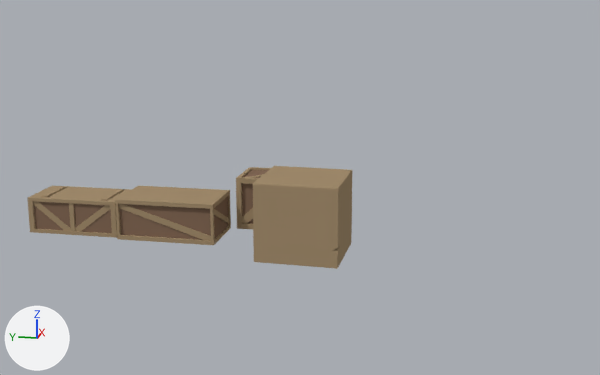
The Blender file Assets/Resources/BaseAssets/crates.blend, before and after one commit.
One viewpoint serves both versions: a camera (50 mm lens) standing at (-10.65, -0.49, 3.27) and looking at (-0.42, 1.55, 0.71). Lighting does not change. The marker at lower left points along +X, +Y and +Z.

Script lines for the objects in view, before the commit:
```python
me_cube_2245 = bpy.data.meshes.new('Cube.2245')
me_cube_2245.from_pydata(...)  # 120 vertices, 75 faces; spans x -0.55..0.55, y -0.99..0.99, z 0.02..0.81
# faces by material slot: [71, 4]
me_cube_2245.materials.append(mat_browntrim)  # beige #a58f6f
me_cube_2245.materials.append(mat_darkbrown)  # brown #856b58
me_cube_687 = bpy.data.meshes.new('Cube.687')
me_cube_687.from_pydata(...)  # 88 vertices, 71 faces; spans x -0.353..0.353, y -0.353..0.353, z 0.016..0.722
# faces by material slot: [5, 66]
me_cube_687.materials.append(mat_darkbrown)  # brown #856b58
me_cube_687.materials.append(mat_browntrim)  # beige #a58f6f
me_cube_697 = bpy.data.meshes.new('Cube.697')
me_cube_697.from_pydata(...)  # 72 vertices, 60 faces; spans x -0.348..0.348, y -0.658..0.658, z 0.004..0.438
# faces by material slot: [4, 56]
me_cube_697.materials.append(mat_darkbrown)  # brown #856b58
me_cube_697.materials.append(mat_browntrim)  # beige #a58f6f
ob_crate = bpy.data.objects.new('Crate', me_cube_687)
ob_crate.location = (0.235, 2.136, 0.0)
ob_longcrate = bpy.data.objects.new('LongCrate', me_cube_697)
ob_longcrate.location = (-0.47, 3.246, 0.0)
ob_longcrate.scale = (1.14, 1.0, 1.24)
ob_longcrate_w_cover = bpy.data.objects.new('LongCrate w Cover', me_cube_2245)
ob_longcrate_w_cover.location = (-0.476, 4.551, 0.0)
ob_longcrate_w_cover.scale = (0.63, 0.63, 0.63)
# also in view: 'CardboardBox' at (-0.91, 1.4, 0.49)
```
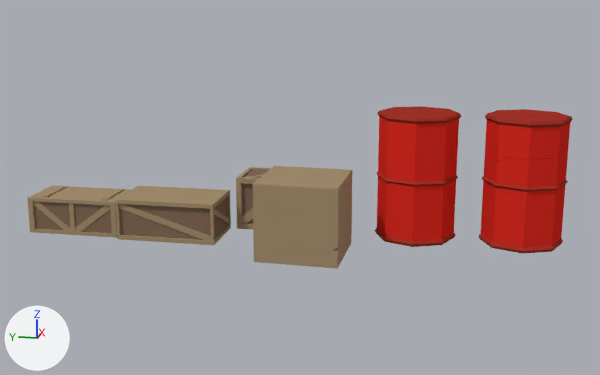
Pixel boxes [x1, y1, x2, y2] of what changed, in the pictures (600 x 375 px):
'Barrel', added (red): after [375, 106, 461, 247]
    faces in mat_redbarrel2 (red #de2c21): [377, 117, 459, 241]
    faces in mat_redbarrel1 (red #a4342a): [375, 106, 461, 247]
'Barrel.Gib.006', added (red): after [482, 154, 568, 254]
    faces in mat_redbarrel2 (red #de2c21): [483, 154, 567, 248]
    faces in mat_redbarrel1 (red #a4342a): [482, 155, 568, 254]
'Barrel.Gib.002', added (red): after [510, 115, 573, 159]
    faces in mat_redbarrel2 (red #de2c21): [510, 123, 570, 159]
    faces in mat_redbarrel1 (red #a4342a): [514, 115, 573, 128]
'Barrel.Gib', added (red): after [493, 156, 564, 191]
    faces in mat_redbarrel2 (red #de2c21): [493, 156, 564, 187]
'Barrel.Gib.005', added (red): after [484, 112, 525, 165]
    faces in mat_redbarrel2 (red #de2c21): [484, 120, 514, 165]
    faces in mat_redbarrel1 (red #a4342a): [485, 112, 525, 152]
'Barrel.Gib.004', added (red): after [478, 190, 563, 250]
    faces in mat_redbarrel2 (red #de2c21): [481, 191, 562, 244]
    faces in mat_redbarrel1 (red #a4342a): [478, 190, 563, 250]
'Barrel.Gib.003', added: after [494, 109, 571, 117]

Diff of the bpy script that builds the scene:
```diff
--- a/Assets/Resources/BaseAssets/crates.blend.py
+++ b/Assets/Resources/BaseAssets/crates.blend.py
@@ ob_barrel @@
+ob_barrel = bpy.data.objects.new('Barrel', me_cylinder)  # 72 vertices, 66 faces; spans x -0.54..0.54, y -0.54..0.54, z 0.01..1.79; in mat_redbarrel1 (red #a4342a), mat_redbarrel2 (red #de2c21)
+ob_barrel.location = (0.083, 0.091, 0.0)
+ob_barrel.scale = (1.0, 1.0, 0.927)
@@ ob_barrel_gib_001 @@
+ob_barrel_gib_001 = bpy.data.objects.new('Barrel.Gib.001', me_cylinder_cell_000)  # 69 vertices, 28 faces; spans x -0.168..0.388, y -0.516..0.556, z -0.68..0.35; in mat_redbarrel1 (red #a4342a), mat_redbarrel2 (red #de2c21)
+ob_barrel_gib_001.parent = ob_barrel_gib
+ob_barrel_gib_001.location = (0.231, -1.293, 0.91)
@@ ob_barrel_gib @@
+ob_barrel_gib = bpy.data.objects.new('Barrel.Gib', me_cylinder_cell_003)  # 33 vertices, 12 faces; spans x -0.144..0.257, y -0.453..0.406, z -0.193..0.199; in mat_redbarrel1 (red #a4342a), mat_redbarrel2 (red #de2c21)
+ob_barrel_gib.location = (-0.31, -1.273, 1.003)
@@ ob_barrel_gib_002 @@
+ob_barrel_gib_002 = bpy.data.objects.new('Barrel.Gib.002', me_cylinder_cell_001)  # 48 vertices, 21 faces; spans x -0.36..0.206, y -0.34..0.415, z -0.26..0.207; in mat_redbarrel1 (red #a4342a), mat_redbarrel2 (red #de2c21)
+ob_barrel_gib_002.parent = ob_barrel_gib
+ob_barrel_gib_002.location = (-0.0937, -1.467, 1.451)
@@ ob_barrel_gib_003 @@
+ob_barrel_gib_003 = bpy.data.objects.new('Barrel.Gib.003', me_cylinder_cell_002)  # 38 vertices, 18 faces; spans x -0.229..0.304, y -0.509..0.484, z -0.224..0.178; in mat_redbarrel1 (red #a4342a), mat_redbarrel2 (red #de2c21)
+ob_barrel_gib_003.parent = ob_barrel_gib
+ob_barrel_gib_003.location = (0.315, -1.297, 1.48)
@@ ob_barrel_gib_005 @@
+ob_barrel_gib_005 = bpy.data.objects.new('Barrel.Gib.005', me_cylinder_cell_004)  # 41 vertices, 21 faces; spans x -0.324..0.319, y -0.288..0.216, z -0.416..0.245; in mat_redbarrel1 (red #a4342a), mat_redbarrel2 (red #de2c21)
+ob_barrel_gib_005.parent = ob_barrel_gib
+ob_barrel_gib_005.location = (-0.0501, -0.952, 1.413)
@@ ob_barrel_gib_006 @@
+ob_barrel_gib_006 = bpy.data.objects.new('Barrel.Gib.006', me_cylinder_cell_005)  # 81 vertices, 33 faces; spans x -0.323..0.247, y -0.505..0.567, z -0.623..0.561; in mat_redbarrel1 (red #a4342a), mat_redbarrel2 (red #de2c21)
+ob_barrel_gib_006.parent = ob_barrel_gib
+ob_barrel_gib_006.location = (-0.131, -1.303, 0.628)
@@ ob_barrel_gib_004 @@
+ob_barrel_gib_004 = bpy.data.objects.new('Barrel.Gib.004', me_cylinder_cell_007)  # 50 vertices, 25 faces; spans x -0.442..0.531, y -0.534..0.539, z -0.152..0.542; in mat_redbarrel1 (red #a4342a), mat_redbarrel2 (red #de2c21)
+ob_barrel_gib_004.parent = ob_barrel_gib
+ob_barrel_gib_004.location = (0.0885, -1.275, 0.158)
```
